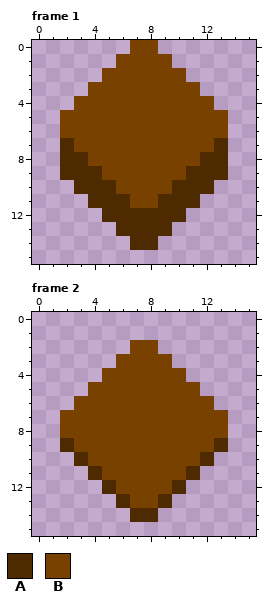
Two versions of one pixel-art file, Sprites/button.aseprite. Above is the file before it was changed.
16x16 pixels, 2 frames. Shown: frame 1, frame 2.
Palette (. is transparent): A #4e2a00  B #794100
Pixels before, frame 1, first column x 2:
 0 .....BB.....
 1 ....BBBB....
 2 ...BBBBBB...
 3 ..BBBBBBBB..
 4 .BBBBBBBBBB.
 5 BBBBBBBBBBBB
 6 BBBBBBBBBBBB
 7 ABBBBBBBBBBA
 8 AABBBBBBBBAA
 9 AAABBBBBBAAA
10 .AAABBBBAAA.
11 ..AAABBAAA..
12 ...AAAAAA...
13 ....AAAA....
14 .....AA.....
Pixels before, frame 2, first column x 2:
 2 .....BB.....
 3 ....BBBB....
 4 ...BBBBBB...
 5 ..BBBBBBBB..
 6 .BBBBBBBBBB.
 7 BBBBBBBBBBBB
 8 BBBBBBBBBBBB
 9 ABBBBBBBBBBA
10 .ABBBBBBBBA.
11 ..ABBBBBBA..
12 ...ABBBBA...
13 ....ABBA....
14 .....AA.....
And afterwards:
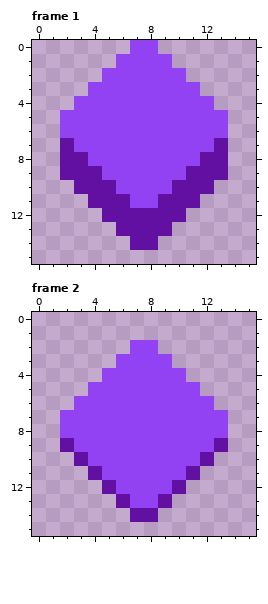
From old to new:
colour A: #4e2a00 -> #6110a2
colour B: #794100 -> #9241f3
